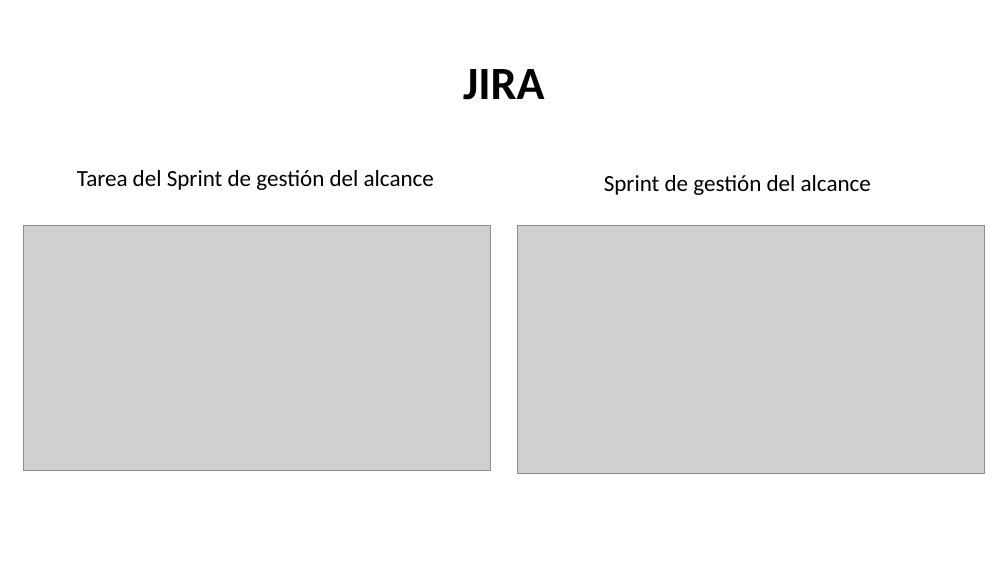
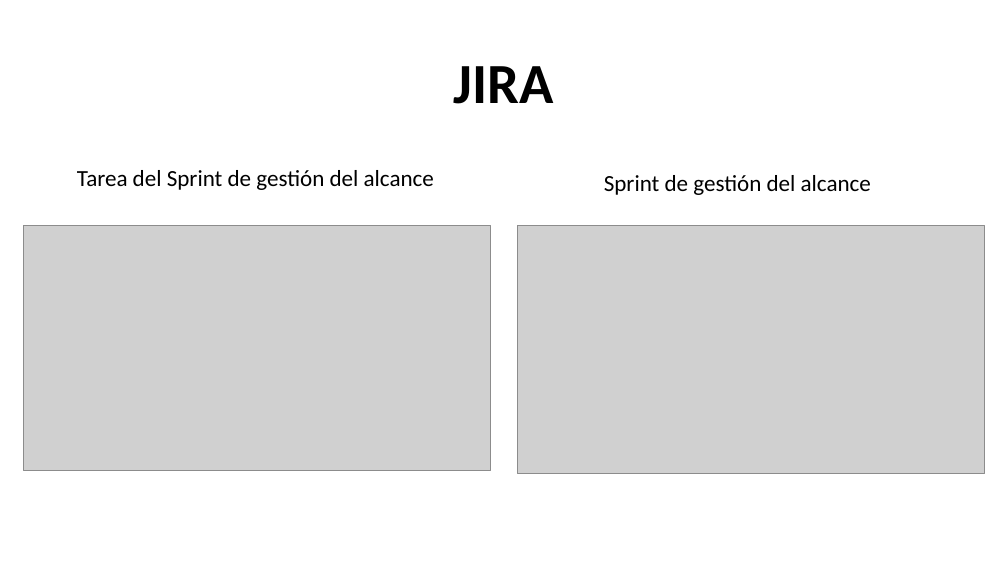
Before and after one commit to AlbertoGCID/XPED, a slide deck: slide 6 of CSMAG.pptx. Drawn at 1008x567 pixels with LibreOffice and Linux fonts; fonts in the diff are those of the drawing; grey boxes stand for pictures. Boxes give left, top, right and bottom in pixels: in the first picture for what was removed or moved away, otherwise in the second. Text is boxed around its words. In the diff, an @@ line names an element or a change of style, - is before the commit and + after.

```diff
--- a/CSMAG.pptx
+++ b/CSMAG.pptx
@@ title "JIRA" at bbox=[454, 66, 554, 104]: size 44 to 54 pt @@
```
Also in this commit, not shown: 2 other slides changed, 1 slide added.
